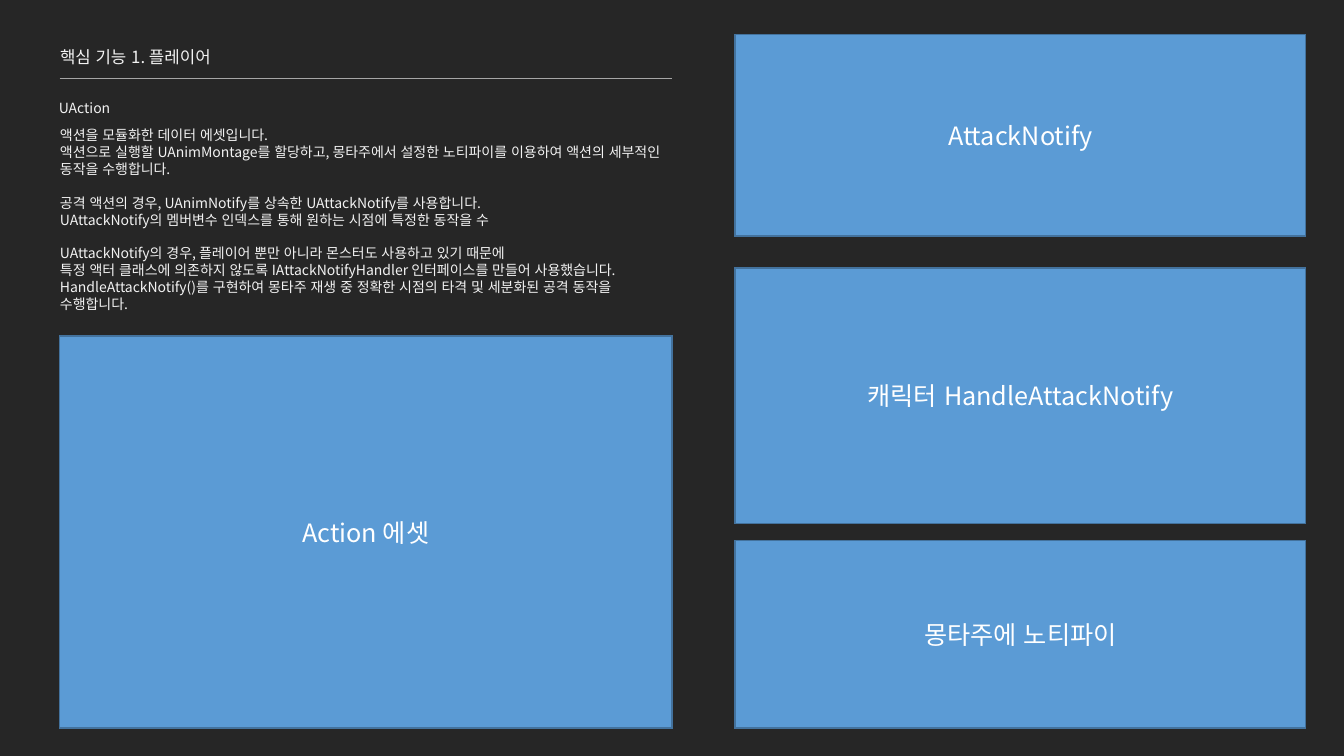
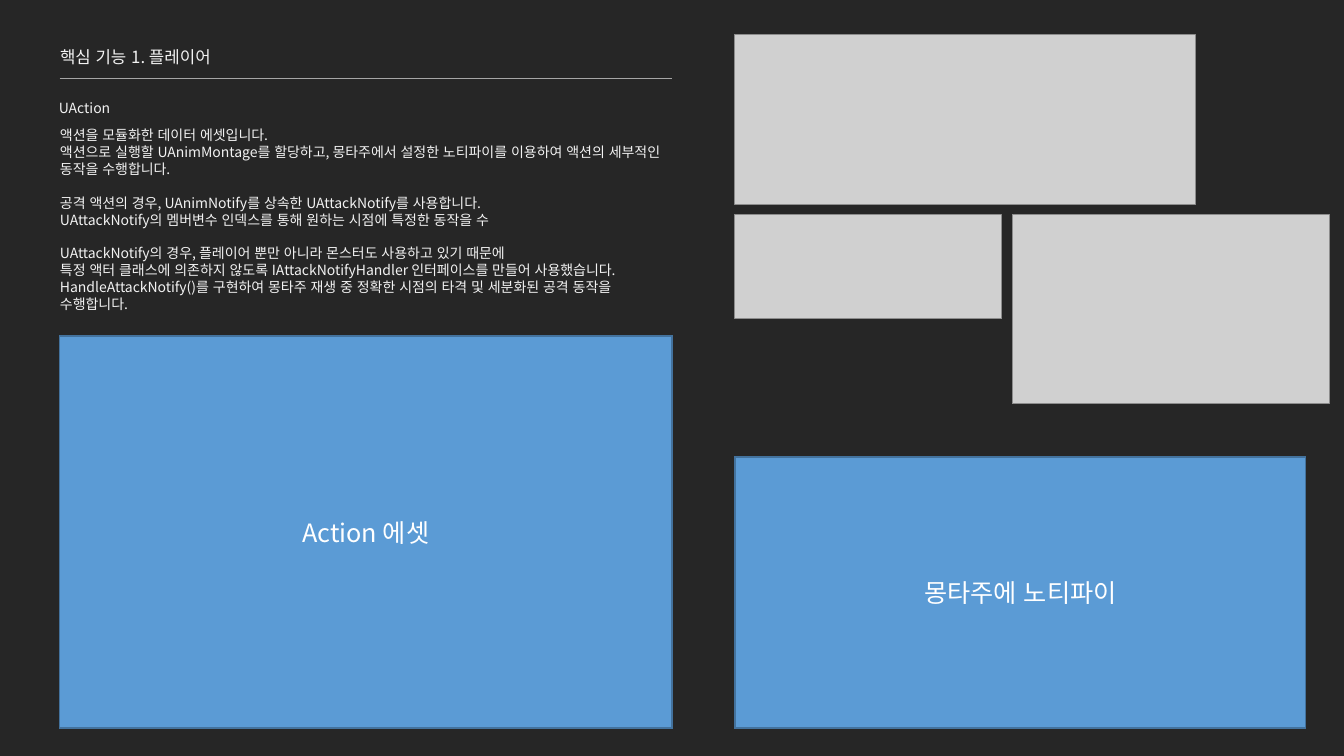
Before and after one commit to jhk0701/project-ARPGHunter, a slide deck: slide 12 of Docs/UnrealEngine_문서_김정환.pptx. Drawn at 1344x756 pixels with LibreOffice and Linux fonts; fonts in the diff are those of the drawing; grey boxes stand for pictures. Boxes give left, top, right and bottom in pixels: in the first picture for what was removed or moved away, otherwise in the second. Text is boxed around its words. In the diff, an @@ line names an element or a change of style, - is before the commit and + after.

```diff
--- a/Docs/UnrealEngine_문서_김정환.pptx
+++ b/Docs/UnrealEngine_문서_김정환.pptx
@@ rectangle removed at (735, 34, 1306, 236) @@
-AttackNotify
@@ picture added at (735, 34, 1196, 205) @@
@@ picture added at (735, 215, 1002, 319) @@
@@ picture added at (1012, 215, 1329, 404) @@
@@ rectangle removed at (735, 268, 1306, 523) @@
-캐릭터 HandleAttackNotify
@@ rectangle "몽타주에 노티파이": place and size @@
-rectangle "몽타주에 노티파이" at (735, 540, 1306, 728)
+rectangle "몽타주에 노티파이" at (735, 458, 1306, 729)
```
Also in this commit, not shown: 10 other slides changed.
